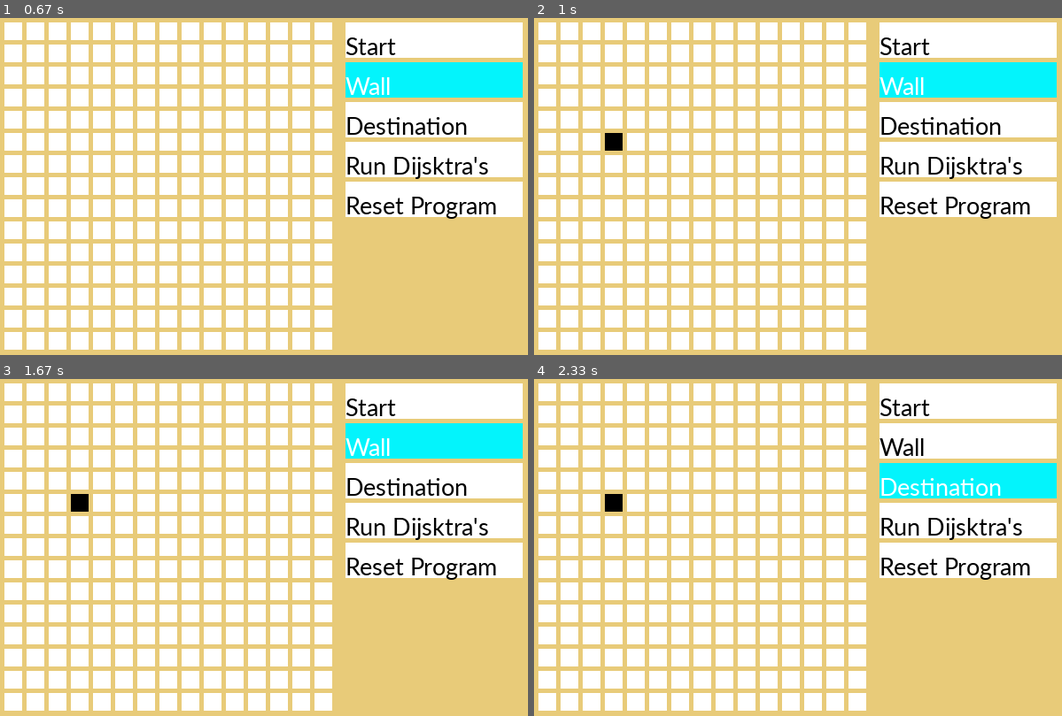
Above: before the commit, frames 1-4 (two rows, left to right).
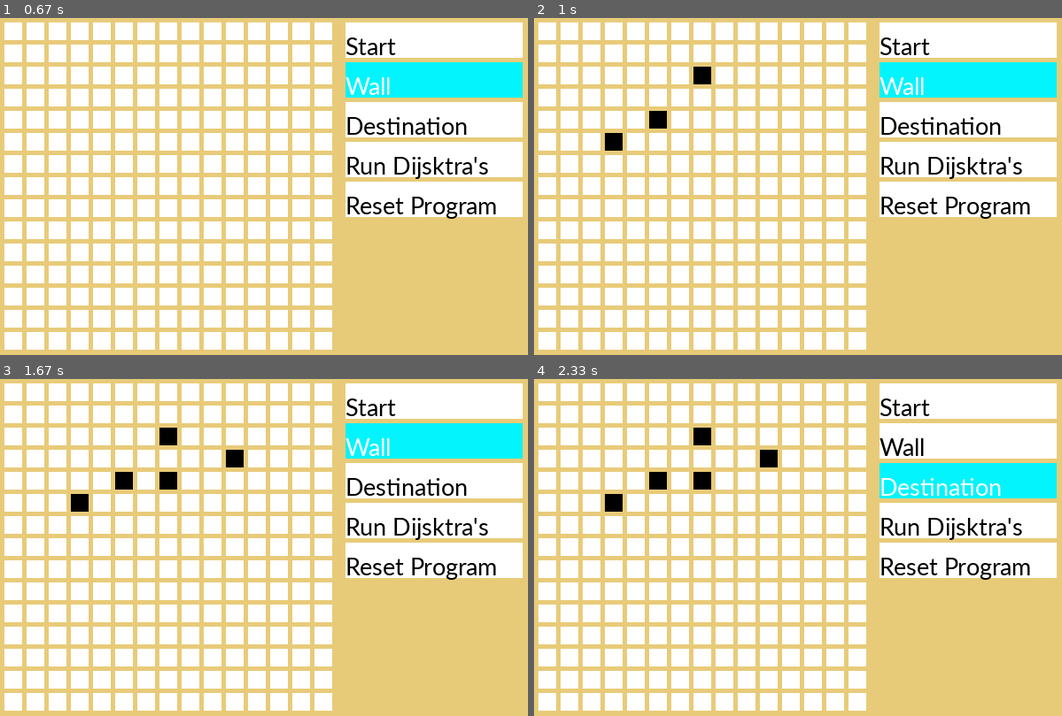
Above: after the commit, the same moments.

Repository: dattpatel99/Pathing-Finding-Algorithms
Game: pygame game, started from main.py
The game is run twice, just before and just after one commit, with the same random seed, the same clock (stepped at 60 frames per second) and the same inputs.
Inputs (mouse positions are in pixels of both pictures, inside the frame that each line leads up to):
- Up to frame 1 (0.67 s): click "Wall" at 0.38 s
- Up to frame 2 (1 s): press the mouse at (623, 135) at 0.7 s; move the mouse to (655, 108) at 0.8 s; release the mouse at (697, 82) at 0.93 s
- Up to frame 3 (1.67 s): click "Run Dijsktra's" at 1.05 s; press the mouse at (89, 496) at 1.37 s; move the mouse to (158, 476) at 1.47 s; release the mouse at (221, 456) at 1.6 s
- Up to frame 4 (2.33 s): click (871, 493) at 1.72 s; press the mouse at (871, 493) at 2.03 s; move the mouse to (866, 480) at 2.13 s; release the mouse at (856, 466) at 2.27 s

Frame 1 is identical in both runs. In frame 2, 0.4% of the frame differs, in the area x 21-34%, y 14-33%; in frame 3, 0.7%, in the area x 21-47%, y 14-33%; in frame 4, 0.7%.

Commit message:
Functionality: Drag and Create Walls

Diff:
--- a/main.py
+++ b/main.py
@@ -134,23 +134,27 @@
     text = FONT.render('Reset Program' , True , TEXT_COLOR)
     screen.blit(text, (horPos,verPos+10))
 
+# Drag value
+drag = False
+
 # -------- Main Program Loop -----------
 while not done:
     for event in pygame.event.get():  # User did something
+        # User clicks the mouse. Get the position
+        pos = pygame.mouse.get_pos()
+
+        # Change the x/y screen coordinates to grid coordinates
+        column = int(pos[0] // (WIDTH + MARGIN))
+        row = int(pos[1] // (HEIGHT + MARGIN))
+
         if event.type == pygame.QUIT:  # If user clicked close
             done = True
         elif event.type == pygame.MOUSEBUTTONDOWN:
-            # User clicks the mouse. Get the position
-            pos = pygame.mouse.get_pos()
-
-            # Change the x/y screen coordinates to grid coordinates
-            column = int(pos[0] // (WIDTH + MARGIN))
-            row = int(pos[1] // (HEIGHT + MARGIN))
-
             # If in grid
             if row <= int(ROW-1) and column <= int(COL-1):
                 gridVal = grid.getDist(row,column)
                 gridType = grid.getType(row, column)
+
                 # Handles start button and grid events
                 if current == "Start":
                     if gridVal == 0 and grid.getSource() != None:
@@ -172,6 +176,7 @@
                         grid.setType(row, column, "Destination")
                 # Handles wall grid events
                 elif current == "Wall":
+                    drag = True
                     if gridVal == -1:
                         grid.setDist(row,column,wordToNumber["Open"])
                         grid.setType(row, column, None)
@@ -194,7 +199,20 @@
                     elif ver == 4:
                         grid.resetAll()
                     handleRunResult(grid, found)
-
+        elif event.type == pygame.MOUSEBUTTONUP:
+            if current == "Wall":
+                drag = False
+        elif event.type == pygame.MOUSEMOTION:
+            if drag and current == "Wall":
+                if row <= int(ROW-1) and column <= int(COL-1):
+                    gridVal = grid.getDist(row,column)
+                    gridType = grid.getType(row, column)
+                    if gridVal == -1:
+                        grid.setDist(row,column,wordToNumber["Open"])
+                        grid.setType(row, column, None)
+                    elif gridVal == INFITY:
+                        grid.setDist(row,column, wordToNumber[current])
+                        grid.setType(row, column, "Wall")
 
     screen.fill(BACKGRUOND)
     drawGrid()
